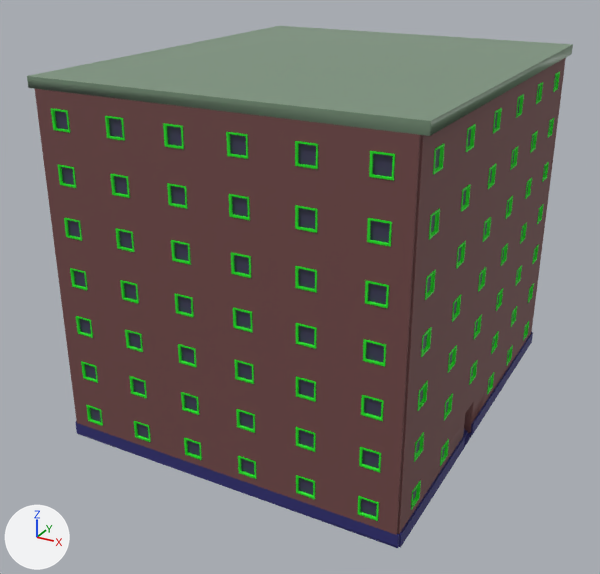
The FBX model OSB3D/Assets/Prefabs/Import/Buildings/BCL30_F07_01.fbx, before and after one commit.
Rendered twice from a 50 mm lens placed at (65.9, -89.0, 33.6), pointed at (38.9, -39.9, 9.0). The axes (+X, +Y, +Z) are drawn at lower left. The lights are the same throughout. Where no turn or scale is listed for an object, it has been applied to the vertices.

Script lines for the objects in view, before the commit:
```python
mat_plinth_004 = principled_material('Plinth.004')
mat_plinth_004.base_color = (0.0266, 0.0244, 0.168)  # dark blue #2d2b72
mat_plinth_004.roughness = 0.701
me_cube_064 = bpy.data.meshes.new('Cube.064')
me_cube_064.from_pydata(...)  # 2153 vertices, 1778 faces; spans x -12.8..12.8, y -15.1..15.0, z -12.4..12.7
# faces by material slot: [116, 36, 21, 1440, 6, 90, 69]
me_cube_064.materials.append(mat_facade_004)  # brown #724848
me_cube_064.materials.append(mat_plinth_004)  # dark blue #2d2b72
me_cube_064.materials.append(mat_door_004)  # orange #e76a46
me_cube_064.materials.append(mat_windowframe_004)  # green #15e71b
me_cube_064.materials.append(mat_roof_004)  # green #7b957c
me_cube_064.materials.append(mat_windowglass_004)  # dark blue #3e3b58
me_cube_064.materials.append(mat_doorknob_004)  # yellow #e7b43d
ob_bcl30_f07_01 = bpy.data.objects.new('BCL30_F07_01', me_cube_064)
ob_bcl30_f07_01.location = (40.0, -37.5, 12.44)
```
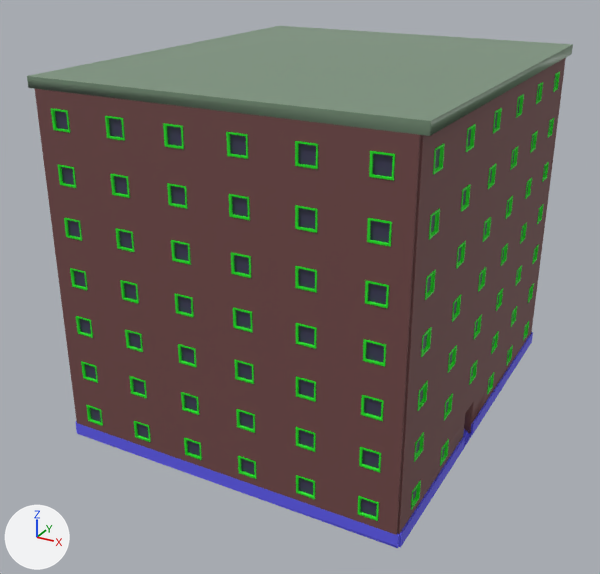
Where the newer file only moved an object's origin or applied its transform, the numbers keep the older frame.

Edits to the bpy script that builds the scene:
```text
Change mat_plinth_004:
    mat_plinth_004.base_color: (0.0266, 0.0244, 0.168) -> (0.117, 0.106, 0.883)  # dark blue #2d2b72 -> blue #605cf1
```

Pixel boxes [x1, y1, x2, y2] of what changed, in the pictures (600 x 574 px):
'BCL30_F07_01', recoloured
    both: [75, 330, 533, 548]
